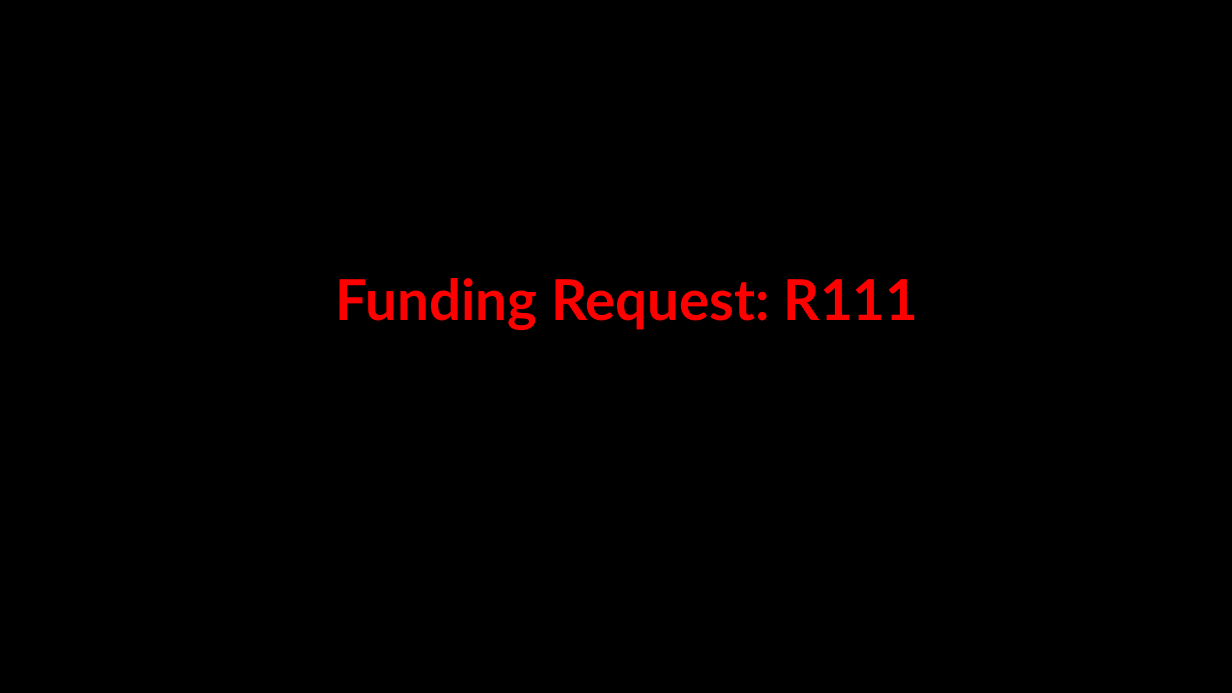
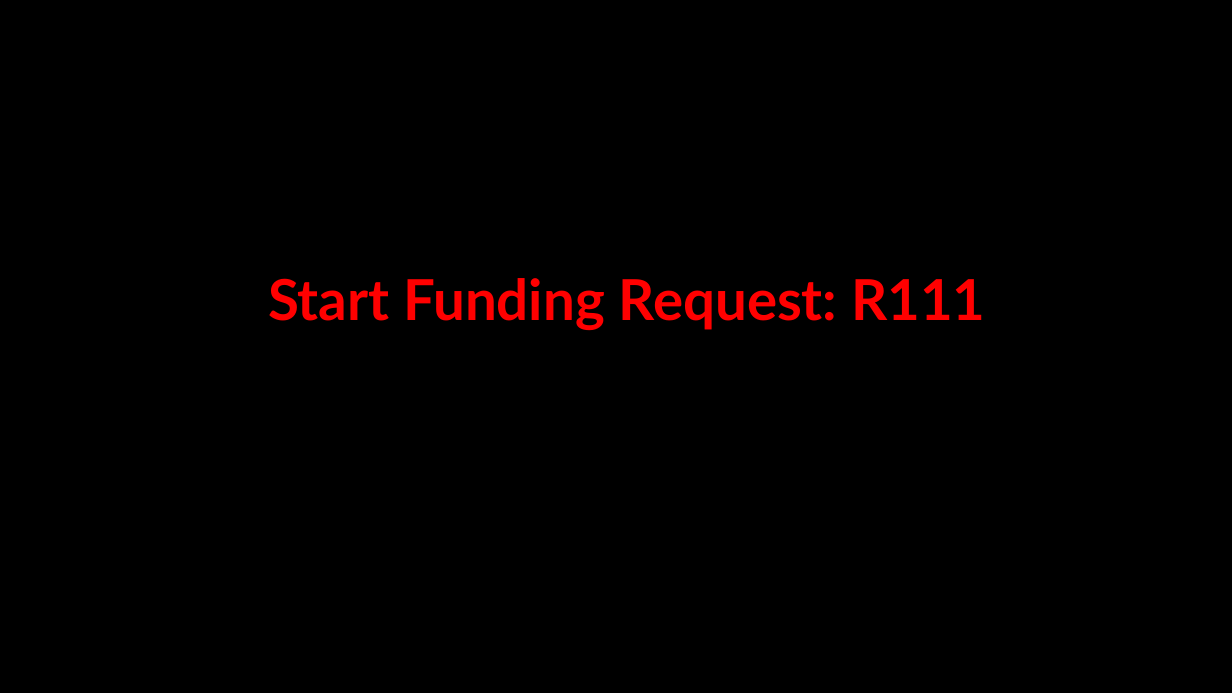
Before and after one commit to AhmedMohamedSamir1/Summary, a slide deck: slide 9 of Dot Net/Business.pptx. Drawn at 1232x693 pixels with LibreOffice and Linux fonts; fonts in the diff are those of the drawing; background and template pictures are left out. Boxes give left, top, right and bottom in pixels: in the first picture for what was removed or moved away, otherwise in the second. Text is boxed around its words. In the diff, an @@ line names an element or a change of style, - is before the commit and + after.

```diff
--- a/Dot Net/Business.pptx
+++ b/Dot Net/Business.pptx
@@ title at [268,278,986,330]: text changed @@
-Funding Request: R111
+Start Funding Request: R111
```
Also in this commit, not shown: 12 other slides changed, 10 slides added, 1 slide removed, 2 other files.
